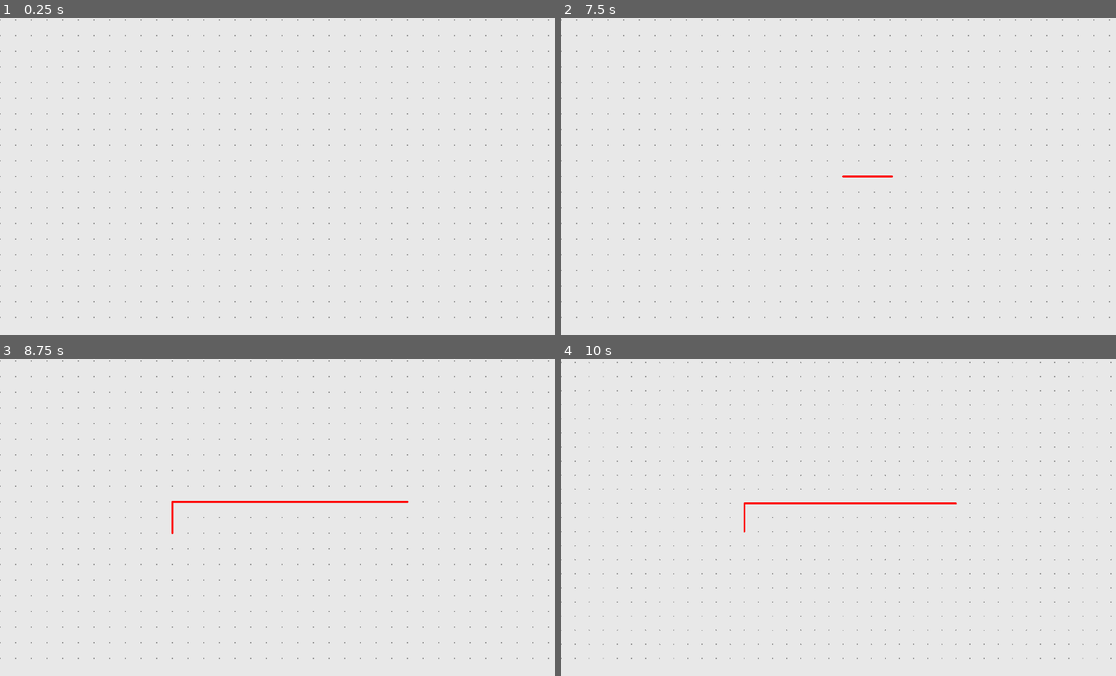
Above: before the commit, frames 1-4 (two rows, left to right).
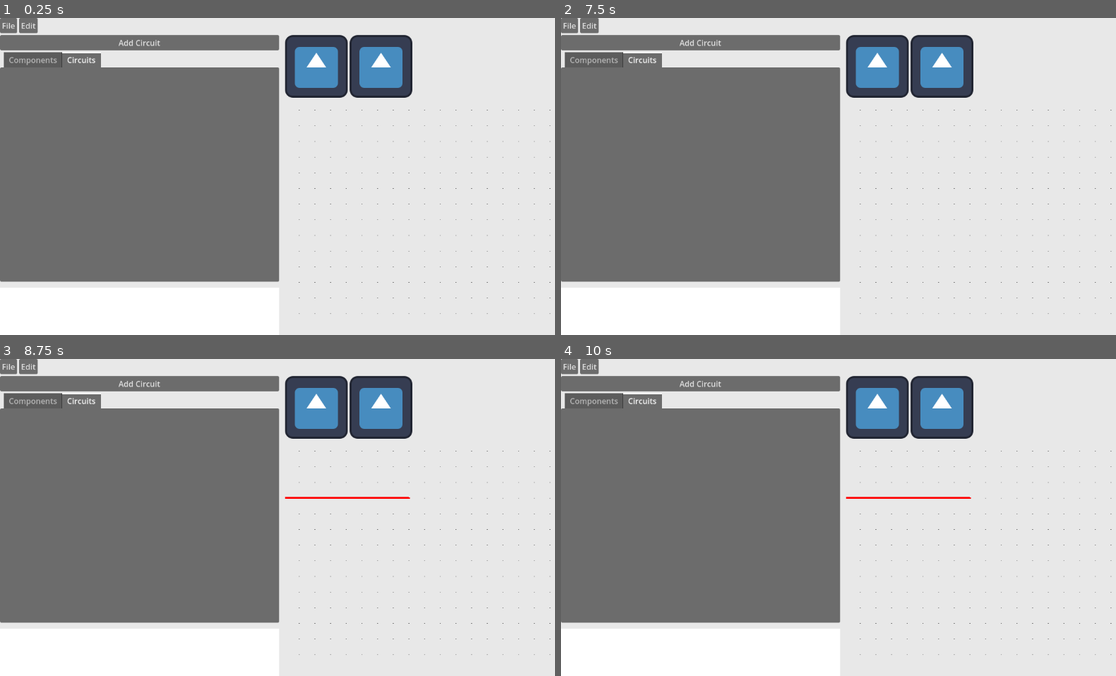
Above: after the commit, the same moments.

Repository: Josh-Farkas/LogicBoardSEC
Game: Godot game, scene res://UI/UI.tscn
Two runs of this game, one before a commit and one after it. Both use one fixed random seed, a clock stepped at 60 frames per second and the inputs below. Before the commit the project starts from res://main.tscn. The engine's default icon, where the game draws it, is replaced by a stand-in: a white triangle on a blue panel in a dark square.
Inputs (mouse positions are in pixels of both pictures, inside the frame that each line leads up to):
- Up to frame 1 (0.25 s): no input
- Up to frame 2 (7.5 s): click (699, 43) at 0.5 s, where only the run after the commit has a clickable "Add Circuit"; click (877, 65) at 1.27 s; click (943, 65) at 2.02 s; click (699, 43) at 2.75 s, where only the run after the commit has a clickable "Add Circuit"; click (877, 65) at 3.52 s; click (943, 65) at 4.27 s; click (699, 43) at 5 s, where only the run after the commit has a clickable "Add Circuit"; click (877, 65) at 5.77 s; click (943, 65) at 6.52 s; tap Enter at 7.25 s; move the mouse to (966, 160) at 7.27 s; press the mouse at (966, 160) at 7.28 s
- Up to frame 3 (8.75 s): tap Space at 8 s; move the mouse to (166, 533) at 8.02 s; release the mouse at (166, 533) at 8.03 s; click (166, 533) at 8.1 s
- Up to frame 4 (10 s): tap Enter at 8.75 s; move the mouse to (899, 447) at 8.77 s; hold R (toggle_wire_direction) 8.78-9.53 s; click (899, 447) at 9.05 s; tap Space at 9.5 s; move the mouse to (816, 580) at 9.52 s; tap Mouse wheel down (zoom_in) at 9.6 s; click (816, 580) at 9.8 s

The runs differ from the first frame. In frame 1, 42% of the frame differs, in the area x 0-100%, y 0-95%; in frame 2, 42%; in frame 3, 43%; in frame 4, 43%.

Commit message:
Create UI

Diff:
--- a/main.gd
+++ b/Simulation/simulation.gd
@@ -1,29 +1,14 @@
 extends Node2D
 
-var wire_scn = preload("res://Wire/wire.tscn")
+var wire_scn: PackedScene = preload("res://Wire/wire.tscn")
+
+var component_scenes: Dictionary = {
+	"ANDGate": preload("res://Components/LogicGate/Types/ANDGate/and_gate.tscn")
+}
 
 # Called when the node enters the scene tree for the first time.
 func _ready() -> void:
 	$Camera2D.redraw.connect(queue_redraw)
-
-	#var gate1 = ANDGate.new()
-	var wire1 = Wire.new()
-	#var wire2 = Wire.new()
-	#var wire3 = Wire.new()
-	#
-	#wire1.data = 0
-	#wire2.data = 0
-	#
-	#wire1.outputs.append(gate1)
-	#wire2.outputs.append(gate1)
-	#wire3.input = gate1
-	#gate1.inputs.append(wire1)
-	#gate1.inputs.append(wire2)
-	#gate1.output = wire3
-	#
-	#wire1.update()
-	#
-	#print(wire3.state)
 
 func _input(event: InputEvent) -> void:
 	if event.is_action_pressed("left_click"):
@@ -43,6 +28,12 @@
 			draw_circle(Vector2(x, y), 1 / zoom.x, Color.DIM_GRAY)
 
 
+func spawn_component(component_name: StringName) -> void:
+	print(component_name, "Spawned")
+	var component: Component = component_scenes[component_name].instantiate()
+	add_child(component)
+
+
 func save(file_path: String) -> void:
 	return
 
--- /dev/null
+++ b/Simulation/simulation.tscn
@@ -0,0 +1,11 @@
+[gd_scene load_steps=3 format=3 uid="uid://e2fabjnknov"]
+
+[ext_resource type="Script" path="res://Simulation/simulation.gd" id="1_oioto"]
+[ext_resource type="Script" path="res://Simulation/camera.gd" id="2_qiina"]
+
+[node name="Simulation" type="Node2D"]
+script = ExtResource("1_oioto")
+
+[node name="Camera2D" type="Camera2D" parent="."]
+position = Vector2(576, 324)
+script = ExtResource("2_qiina")
--- a/UI.tscn
+++ /dev/null
@@ -1,58 +0,0 @@
-[gd_scene load_steps=2 format=3 uid="uid://bxxchnars8033"]
-
-[sub_resource type="Theme" id="Theme_8d3xd"]
-
-[node name="Control" type="Control"]
-layout_mode = 3
-anchors_preset = 15
-anchor_right = 1.0
-anchor_bottom = 1.0
-offset_left = 104.0
-offset_top = 6.0
-offset_right = 104.0
-offset_bottom = 6.0
-grow_horizontal = 2
-grow_vertical = 2
-
-[node name="VBoxContainer" type="VBoxContainer" parent="."]
-layout_mode = 0
-offset_right = 812.0
-offset_bottom = 416.0
-
-[node name="ColorRect" type="ColorRect" parent="VBoxContainer"]
-custom_minimum_size = Vector2(0, 30)
-layout_mode = 2
-size_flags_vertical = 0
-color = Color(0, 0.0390625, 1, 1)
-
-[node name="HBoxContainer" type="HBoxContainer" parent="VBoxContainer"]
-layout_mode = 2
-size_flags_vertical = 3
-
-[node name="ColorRect" type="ScrollContainer" parent="VBoxContainer/HBoxContainer"]
-layout_mode = 2
-size_flags_horizontal = 3
-size_flags_vertical = 3
-horizontal_scroll_mode = 0
-
-[node name="VBoxContainer" type="VBoxContainer" parent="VBoxContainer/HBoxContainer/ColorRect"]
-layout_mode = 2
-size_flags_horizontal = 3
-size_flags_vertical = 3
-
-[node name="ColorRect" type="ColorRect" parent="VBoxContainer/HBoxContainer/ColorRect/VBoxContainer"]
-layout_mode = 2
-size_flags_vertical = 3
-theme = SubResource("Theme_8d3xd")
-color = Color(0.0869751, 0.742188, 0.358274, 1)
-
-[node name="ColorRect2" type="ColorRect" parent="VBoxContainer/HBoxContainer/ColorRect/VBoxContainer"]
-layout_mode = 2
-size_flags_vertical = 3
-size_flags_stretch_ratio = 0.2
-
-[node name="ColorRect2" type="ColorRect" parent="VBoxContainer/HBoxContainer"]
-layout_mode = 2
-size_flags_horizontal = 3
-size_flags_stretch_ratio = 3.15
-color = Color(1, 0, 0, 1)
--- /dev/null
+++ b/UI/UI.tscn
@@ -0,0 +1,63 @@
+[gd_scene load_steps=7 format=3 uid="uid://bxxchnars8033"]
+
+[ext_resource type="Script" path="res://UI/ui.gd" id="1_0rxuc"]
+[ext_resource type="PackedScene" uid="uid://dlfthj56g3q8m" path="res://UI/sidebar.tscn" id="1_i5t68"]
+[ext_resource type="PackedScene" uid="uid://cdcmg5uba8eap" path="res://UI/menu_bar.tscn" id="1_ugoh8"]
+[ext_resource type="PackedScene" uid="uid://e2fabjnknov" path="res://Simulation/simulation.tscn" id="2_yvqpa"]
+[ext_resource type="PackedScene" uid="uid://rdl4spb0s6lx" path="res://UI/toolbar.tscn" id="3_l0dlj"]
+
+[sub_resource type="Theme" id="Theme_ol30t"]
+
+[node name="UI" type="Control"]
+layout_mode = 3
+anchors_preset = 0
+theme = SubResource("Theme_ol30t")
+script = ExtResource("1_0rxuc")
+
+[node name="VBoxContainer" type="VBoxContainer" parent="."]
+layout_mode = 0
+offset_right = 1152.0
+offset_bottom = 648.0
+
+[node name="MenuBar" parent="VBoxContainer" instance=ExtResource("1_ugoh8")]
+layout_mode = 2
+
+[node name="HSplitContainer" type="HSplitContainer" parent="VBoxContainer"]
+layout_mode = 2
+size_flags_vertical = 3
+
+[node name="VSplitContainer" type="VSplitContainer" parent="VBoxContainer/HSplitContainer"]
+custom_minimum_size = Vector2(160, 0)
+layout_mode = 2
+size_flags_horizontal = 3
+size_flags_vertical = 3
+
+[node name="Sidebar" parent="VBoxContainer/HSplitContainer/VSplitContainer" instance=ExtResource("1_i5t68")]
+layout_mode = 2
+
+[node name="ColorRect2" type="ColorRect" parent="VBoxContainer/HSplitContainer/VSplitContainer"]
+layout_mode = 2
+size_flags_vertical = 3
+size_flags_stretch_ratio = 0.2
+
+[node name="VBoxContainer" type="VBoxContainer" parent="VBoxContainer/HSplitContainer"]
+layout_mode = 2
+size_flags_horizontal = 3
+
+[node name="Toolbar" parent="VBoxContainer/HSplitContainer/VBoxContainer" instance=ExtResource("3_l0dlj")]
+layout_mode = 2
+size_flags_vertical = 2
+
+[node name="SubViewportContainer" type="SubViewportContainer" parent="VBoxContainer/HSplitContainer/VBoxContainer"]
+layout_mode = 2
+size_flags_horizontal = 3
+size_flags_vertical = 3
+size_flags_stretch_ratio = 3.15
+stretch = true
+
+[node name="SubViewport" type="SubViewport" parent="VBoxContainer/HSplitContainer/VBoxContainer/SubViewportContainer"]
+handle_input_locally = false
+size = Vector2i(570, 463)
+render_target_update_mode = 4
+
+[node name="Simulation" parent="VBoxContainer/HSplitContainer/VBoxContainer/SubViewportContainer/SubViewport" instance=ExtResource("2_yvqpa")]
--- /dev/null
+++ b/UI/menu_bar.tscn
@@ -0,0 +1,20 @@
+[gd_scene format=3 uid="uid://cdcmg5uba8eap"]
+
+[node name="MenuBar" type="MenuBar"]
+offset_bottom = 648.0
+size_flags_horizontal = 3
+size_flags_vertical = 0
+
+[node name="File" type="PopupMenu" parent="."]
+item_count = 2
+item_0/text = "Save"
+item_1/text = "Load"
+item_1/id = 1
+
+[node name="Edit" type="PopupMenu" parent="."]
+item_count = 3
+item_0/text = "Cut"
+item_1/text = "Copy"
+item_1/id = 1
+item_2/text = "Paste"
+item_2/id = 2
--- /dev/null
+++ b/UI/sidebar.gd
@@ -0,0 +1,19 @@
+class_name Sidebar extends VBoxContainer
+
+signal component_selected(component_name: StringName)
+
+# Called when the node enters the scene tree for the first time.
+func _ready() -> void:
+	pass
+
+
+# Called every frame. 'delta' is the elapsed time since the previous frame.
+func _process(delta: float) -> void:
+	pass
+
+func test(a):
+	print(a)
+
+
+func _on_and_gate_pressed() -> void:
+	component_selected.emit("ANDGate")
--- /dev/null
+++ b/UI/sidebar.tscn
@@ -0,0 +1,83 @@
+[gd_scene load_steps=3 format=3 uid="uid://dlfthj56g3q8m"]
+
+[ext_resource type="Script" path="res://UI/sidebar.gd" id="1_f4mgh"]
+
+[sub_resource type="GDScript" id="GDScript_v2v2m"]
+script/source = "extends VBoxContainer
+
+
+# Called when the node enters the scene tree for the first time.
+func _ready() -> void:
+	pass # Replace with function body.
+
+
+# Called every frame. 'delta' is the elapsed time since the previous frame.
+func _process(delta: float) -> void:
+	pass
+
+
+func select_item(item_name: StringName):
+	pass
+
+func _on_and_gate_pressed() -> void:
+	pass # Replace with function body.
+"
+
+[node name="Sidebar" type="VBoxContainer"]
+anchors_preset = 15
+anchor_right = 1.0
+anchor_bottom = 1.0
+offset_right = -838.0
+offset_bottom = -31.0
+grow_horizontal = 2
+grow_vertical = 2
+size_flags_horizontal = 3
+size_flags_vertical = 3
+script = ExtResource("1_f4mgh")
+
+[node name="Button" type="Button" parent="."]
+layout_mode = 2
+text = "Add Circuit"
+
+[node name="TabContainer" type="TabContainer" parent="."]
+layout_mode = 2
+size_flags_horizontal = 3
+size_flags_vertical = 3
+current_tab = 1
+
+[node name="Components" type="ScrollContainer" parent="TabContainer"]
+visible = false
+layout_mode = 2
+follow_focus = true
+horizontal_scroll_mode = 0
+metadata/_tab_index = 0
+
+[node name="VBoxContainer" type="VBoxContainer" parent="TabContainer/Components"]
+layout_mode = 2
+size_flags_horizontal = 3
+size_flags_vertical = 3
+script = SubResource("GDScript_v2v2m")
+
+[node name="ANDGate" type="Button" parent="TabContainer/Components/VBoxContainer"]
+layout_mode = 2
+text = "AND Gate"
+
+[node name="ORGate" type="Button" parent="TabContainer/Components/VBoxContainer"]
+layout_mode = 2
+text = "OR Gate"
+
+[node name="Splitter" type="Button" parent="TabContainer/Components/VBoxContainer"]
+layout_mode = 2
+size_flags_vertical = 0
+text = "Splitter"
+
+[node name="Circuits" type="ScrollContainer" parent="TabContainer"]
+layout_mode = 2
+follow_focus = true
+horizontal_scroll_mode = 0
+metadata/_tab_index = 1
+
+[node name="VBoxContainer" type="VBoxContainer" parent="TabContainer/Circuits"]
+layout_mode = 2
+
+[connection signal="pressed" from="TabContainer/Components/VBoxContainer/ANDGate" to="." method="_on_and_gate_pressed"]
--- /dev/null
+++ b/UI/toolbar.tscn
@@ -0,0 +1,18 @@
+[gd_scene load_steps=2 format=3 uid="uid://rdl4spb0s6lx"]
+
+[ext_resource type="Texture2D" uid="uid://cybehcf7oqv8d" path="res://icon.svg" id="1_1ijdb"]
+
+[node name="Toolbar" type="HBoxContainer"]
+offset_right = 40.0
+offset_bottom = 40.0
+size_flags_horizontal = 3
+size_flags_vertical = 0
+
+[node name="TextureButton" type="TextureButton" parent="."]
+layout_mode = 2
+mouse_default_cursor_shape = 2
+texture_normal = ExtResource("1_1ijdb")
+
+[node name="TextureButton2" type="TextureButton" parent="."]
+layout_mode = 2
+texture_normal = ExtResource("1_1ijdb")
--- /dev/null
+++ b/UI/tree.gd
@@ -0,0 +1,21 @@
+@tool
+extends Tree
+
+
+# Called when the node enters the scene tree for the first time.
+func _ready() -> void:
+	print("Generating tree")
+	var root = create_item()
+	hide_root = true
+	var child1 = create_item(root)
+	var child2 = create_item(root)
+	var subchild1 = create_item(child1)
+	subchild1.set_text(0, "Subchild1")
+	print("A")
+
+
+
+
+# Called every frame. 'delta' is the elapsed time since the previous frame.
+func _process(delta: float) -> void:
+	pass
--- /dev/null
+++ b/UI/ui.gd
@@ -0,0 +1,15 @@
+extends Control
+
+@onready var sidebar: Sidebar = $VBoxContainer/HSplitContainer/VSplitContainer/Sidebar
+@onready var toolbar: HBoxContainer = $VBoxContainer/HSplitContainer/VBoxContainer/Toolbar
+@onready var simulation: Node2D = $VBoxContainer/HSplitContainer/VBoxContainer/SubViewportContainer/SubViewport/Simulation
+
+
+# Called when the node enters the scene tree for the first time.
+func _ready() -> void:
+	sidebar.component_selected.connect(simulation.spawn_component)
+
+
+# Called every frame. 'delta' is the elapsed time since the previous frame.
+func _process(delta: float) -> void:
+	pass
--- a/Wire/wire.gd
+++ b/Wire/wire.gd
@@ -89,10 +89,11 @@
 	start_pos = get_closest_grid_point(get_global_mouse_position())
 	horizontal_line = wire_line_scn.instantiate()
 	vertical_line = wire_line_scn.instantiate()
-	horizontal_line.points.resize(2)
-	vertical_line.points.resize(2)
 	add_child(horizontal_line)
 	add_child(vertical_line)
+	horizontal_line.direction = "horizontal"
+	vertical_line.direction = "vertical"
+
 
 
 func finish_drawing(end: Vector2) -> void:
@@ -112,12 +113,6 @@
 		# Set endpoint positions for lines
 		vertical_line.set_endpoints()
 		horizontal_line.set_endpoints()
-
-
-
-
-
-
 
 
 # draws the wire from start_point to point
@@ -155,6 +150,10 @@
 		else:
 			outputs[component] = other.outputs[component]
 
+	for child in other.get_children():
+		child.reparent(self)
+	other.queue_free()
+
 
 	# reparent lines to be part of this wire
 	#for line: WireLine in other.get_children():
--- a/Wire/wire_line.gd
+++ b/Wire/wire_line.gd
@@ -3,19 +3,45 @@
 signal clicked(WireLine)
 
 var hovered: bool = false
+var direction: StringName
+var merged_this_frame: bool = false
 
 @onready var collision_area: Area2D = $CollisionArea
 @onready var collision_area_shape: CollisionShape2D = collision_area.get_node("CollisionShape2D")
 @onready var endpoint1: Area2D = $Endpoint1
 @onready var endpoint2: Area2D = $Endpoint2
 
+
 func _ready() -> void:
-	#wire = get_parent()
-	pass
+	points.resize(2)
+
+func _process(delta: float) -> void:
+	merged_this_frame = false
 
 func _unhandled_input(event: InputEvent) -> void:
 	if event.is_action_released("left_click") and hovered:
 		clicked.emit(self)
+
+func merge(other: WireLine):
+	if direction == "horizontal":
+		var max_x: int = max(collision_area_shape.shape.a.x, collision_area_shape.shape.b.x, other.collision_area_shape.shape.a.x, other.collision_area_shape.shape.b.x)
+		var min_x: int = min(collision_area_shape.shape.a.x, collision_area_shape.shape.b.x, other.collision_area_shape.shape.a.x, other.collision_area_shape.shape.b.x)
+		collision_area_shape.shape.a.x = min_x
+		collision_area_shape.shape.b.x = max_x
+	else:
+		var max_y: int = max(collision_area_shape.shape.a.y, collision_area_shape.shape.b.y, other.collision_area_shape.shape.a.y, other.collision_area_shape.shape.b.y)
+		var min_y: int = min(collision_area_shape.shape.a.y, collision_area_shape.shape.b.y, other.collision_area_shape.shape.a.y, other.collision_area_shape.shape.b.y)
+		collision_area_shape.shape.a.y = min_y
+		collision_area_shape.shape.b.y = max_y
+
+	if other.endpoint1 != null:
+		other.endpoint1.reparent(self)
+	if other.endpoint2 != null:
+		other.endpoint2.reparent(self)
+	#for point: Area2D in other.get_tree().get_nodes_in_group("endpoints"):
+		#print("reparenting")
+		#point.reparent(self)
+	other.queue_free()
 
 
 func set_endpoints():
@@ -29,6 +55,8 @@
 	var direction_vec: Vector2 = (points[1] - points[0]).normalized()
 	collision_area_shape.shape.a = points[0] + direction_vec * 5
 	collision_area_shape.shape.b = points[1] - direction_vec * 5
+	endpoint1.set_meta("direction", direction_vec)
+	endpoint2.set_meta("direction", -direction_vec)
 
 	await get_tree().process_frame
 	endpoint1.set_collision_mask_value(2, false)
@@ -42,21 +70,27 @@
 	hovered = false
 
 
-func _on_endpoint_area_entered(area: Area2D, endpoint: Area2D) -> void:
-	print(self, area)
-	var other_wire: Wire = area.get_parent().get_parent() # overlapped wire
-	if area.is_in_group("endpoints"):
-		# when connecting by endpoints remove on so there is only a single endpoint left
-		area.queue_free()
-		print("deleted an endpoint")
-	elif area.is_in_group("lines"):
+func _on_endpoint_area_entered(other_endpoint: Area2D, endpoint: Area2D) -> void:
+	if merged_this_frame: return
+	print()
+	print(self, other_endpoint)
+	other_endpoint.get_parent().merged_this_frame = true
+	var other_wire: Wire = other_endpoint.get_parent().get_parent() # overlapped wire
+	if other_endpoint.is_in_group("endpoints"):
+		if other_endpoint.get_meta("direction") == -endpoint.get_meta("direction"): # merging two wires in same direction
+			print("self merging with other")
+			merge(other_endpoint.get_parent())
+			endpoint.queue_free()
+		# when connecting by endpoints remove one so there is only a single endpoint left
+		other_endpoint.queue_free()
+
+	elif other_endpoint.is_in_group("lines"):
 		endpoint.queue_free()
-		print("endpoint landed on line, deleted")
-	if other_wire == get_parent():
-		print("same wire") # TODO Split Wire Segment
-		return
-	print("aaa")
-	get_parent().merge(other_wire)
+
+	if other_wire != get_parent():
+		get_parent().merge(other_wire)
+		print("merged wire") # TODO Split Wire Segment
+	# print("aaa")
 
 
 
--- a/Wire/wire_line.tscn
+++ b/Wire/wire_line.tscn
@@ -31,6 +31,7 @@
 collision_mask = 6
 monitoring = false
 monitorable = false
+metadata/direction = Vector2(0, 0)
 
 [node name="CollisionShape2D" type="CollisionShape2D" parent="Endpoint1"]
 shape = SubResource("CircleShape2D_v0end")
@@ -40,6 +41,7 @@
 collision_mask = 6
 monitoring = false
 monitorable = false
+metadata/direction = Vector2(0, 0)
 
 [node name="CollisionShape2D" type="CollisionShape2D" parent="Endpoint2"]
 shape = SubResource("CircleShape2D_v0end")
--- a/main.tscn
+++ /dev/null
@@ -1,14 +0,0 @@
-[gd_scene load_steps=3 format=3 uid="uid://e2fabjnknov"]
-
-[ext_resource type="Script" path="res://main.gd" id="1_fwqb2"]
-[ext_resource type="Script" path="res://camera.gd" id="2_qiina"]
-
-[node name="Main" type="Node2D"]
-script = ExtResource("1_fwqb2")
-
-[node name="Camera2D" type="Camera2D" parent="."]
-script = ExtResource("2_qiina")
-
-[node name="VBoxContainer" type="VBoxContainer" parent="."]
-offset_right = 40.0
-offset_bottom = 40.0
--- a/project.godot
+++ b/project.godot
@@ -11,7 +11,7 @@
 [application]
 
 config/name="LogicBoard"
-run/main_scene="res://main.tscn"
+run/main_scene="res://UI/UI.tscn"
 config/features=PackedStringArray("4.3", "Forward Plus")
 config/icon="res://icon.svg"
 
@@ -66,4 +66,5 @@
 
 [rendering]
 
+textures/canvas_textures/default_texture_filter=0
 environment/defaults/default_clear_color=Color(0.907942, 0.907942, 0.907942, 1)
Renamed: camera.gd -> Simulation/camera.gd
